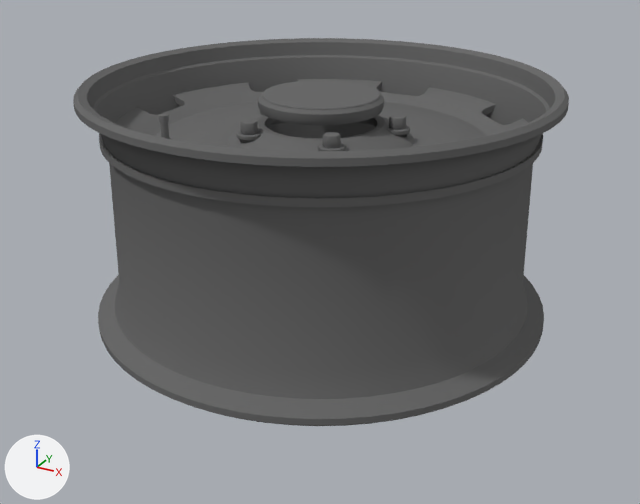
One commit to the Blender file model/source/rim-disc.blend: the scene before it, then after it.
Both versions are drawn from a 50 mm camera at (0.407, -0.743, 0.318) aimed at (0.009, -0.018, -0.045). The lights are fixed; the arrows at lower left show +X, +Y and +Z. The older version comes first.

The first picture shows 'Rim disc'.
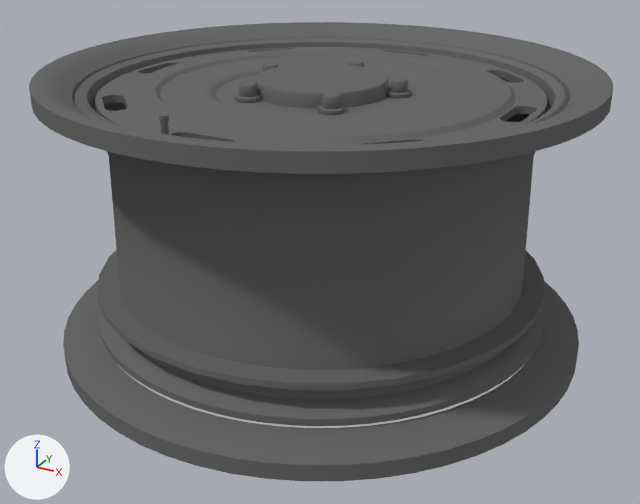
Changed parts and their boxes (x1, y1, x2, y2) in the pictures (640 x 504 px; the box of a moved part takes in the faces that stretch with it):
'Rim disc', reshaped (18% wider, 18% taller): before (73, 38, 569, 426); after (29, 22, 613, 481)
part 1 of me_rolled_lip_and_hollow_barrel, moved or reshaped (not visible before): after (348, 61, 364, 67)
part 2 of me_rolled_lip_and_hollow_barrel, moved or reshaped (not visible before): after (262, 63, 278, 71)
part 3 of me_rolled_lip_and_hollow_barrel, moved or reshaped: before (236, 131, 262, 141); after (235, 93, 261, 103)
part 4 of me_rolled_lip_and_hollow_barrel, moved or reshaped: before (240, 120, 258, 135); after (239, 82, 257, 97)
part 5 of me_rolled_lip_and_hollow_barrel, moved or reshaped: before (318, 143, 345, 151); after (318, 105, 346, 115)
part 6 of me_rolled_lip_and_hollow_barrel, moved or reshaped: before (323, 132, 341, 148); after (323, 93, 341, 109)
part 7 of me_rolled_lip_and_hollow_barrel, moved or reshaped: before (387, 125, 410, 135); after (387, 89, 412, 98)
part 8 of me_rolled_lip_and_hollow_barrel, moved or reshaped: before (389, 115, 406, 130); after (390, 78, 408, 93)
part 9 of me_rolled_lip_and_hollow_barrel, added: after (97, 250, 545, 390)
part 10 of me_rolled_lip_and_hollow_barrel, deleted: before (99, 79, 543, 208)
part 11 of me_rolled_lip_and_hollow_barrel, built on: before (258, 80, 384, 125); after (29, 22, 613, 174)
part 12 of me_rolled_lip_and_hollow_barrel, added: after (63, 281, 579, 481)

What the commit changed:
Material 'tyre' (mat_tyre) is new.
Its base color is (0.15, 0.15, 0.15) (dark grey #6c6c6c).
Material 'brake' (mat_brake) is new.
Its base color is (0.15, 0.15, 0.15) (dark grey #6c6c6c).
me_rolled_lip_and_hollow_barrel is used by ob_rim_disc; location (0.0, 0.0, 0.0).
me_rolled_lip_and_hollow_barrel had 5260 vertices, 4868 faces and spanned x -0.231..0.231, y -0.231..0.231, z -0.113..0.141.
me_rolled_lip_and_hollow_barrel now has 7597 vertices, 6935 faces and spans x -0.267..0.267, y -0.267..0.267, z -0.139..0.141.
me_rolled_lip_and_hollow_barrel part 1: the loose piece of 36 vertices spanning x -0.007..0.007, y 0.067..0.083, z 0.081..0.095 is moved by (0.0, 0.0, 0.036).
me_rolled_lip_and_hollow_barrel part 2: the loose piece of 36 vertices spanning x -0.079..-0.064, y 0.015..0.031, z 0.081..0.095 is moved by (0.0, 0.0, 0.036).
me_rolled_lip_and_hollow_barrel part 3: the loose piece of 64 vertices spanning x -0.056..-0.032, y -0.073..-0.048, z 0.079..0.084 is moved by (0.0, 0.0, 0.036).
me_rolled_lip_and_hollow_barrel part 4: the loose piece of 36 vertices spanning x -0.051..-0.037, y -0.069..-0.053, z 0.081..0.095 is moved by (0.0, 0.0, 0.036).
me_rolled_lip_and_hollow_barrel part 5: the loose piece of 64 vertices spanning x 0.032..0.056, y -0.073..-0.048, z 0.079..0.084 is moved by (0.0, 0.0, 0.036).
me_rolled_lip_and_hollow_barrel part 6: the loose piece of 36 vertices spanning x 0.037..0.051, y -0.069..-0.053, z 0.081..0.095 is moved by (0.0, 0.0, 0.036).
me_rolled_lip_and_hollow_barrel part 7: the loose piece of 64 vertices spanning x 0.059..0.084, y 0.011..0.036, z 0.079..0.084 is moved by (0.0, 0.0, 0.036).
me_rolled_lip_and_hollow_barrel part 8: the loose piece of 36 vertices spanning x 0.064..0.079, y 0.015..0.031, z 0.081..0.095 is moved by (0.0, 0.0, 0.036).
me_rolled_lip_and_hollow_barrel part 9: a new loose piece, a 32-sided cylinder along z spanning x -0.229..0.229, y -0.229..0.229, z -0.0765..-0.0702, in mat_black (dark grey #6c6c6c).
me_rolled_lip_and_hollow_barrel part 10: the loose piece of 2928 vertices spanning x -0.212..0.212, y -0.212..0.212, z 0.06..0.086 is deleted.
me_rolled_lip_and_hollow_barrel part 11: 480 vertices removed from x -0.061..0.061, y -0.061..0.061, z 0.099..0.114; 5009 vertices added at x -0.267..0.267, y -0.267..0.267, z 0.023..0.139.
me_rolled_lip_and_hollow_barrel part 12: 448 vertices added at x -0.267..0.267, y -0.267..0.267, z -0.139..-0.113.
Other edits to the shape of me_rolled_lip_and_hollow_barrel do not show in these pictures.
me_rolled_lip_and_hollow_barrel gains material mat_tyre (dark grey #6c6c6c).
me_rolled_lip_and_hollow_barrel gains material mat_brake (dark grey #6c6c6c).
